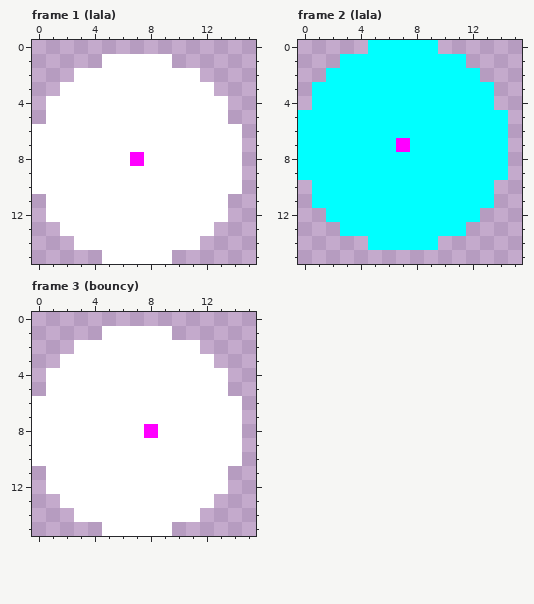
Pixel-art file, stored at assets/images/test.aseprite. Above is the file before it was changed.
16x16 pixels, 3 frames. Shown: frame 1 (lala), frame 2 (lala), frame 3 (bouncy).
Now the later version:
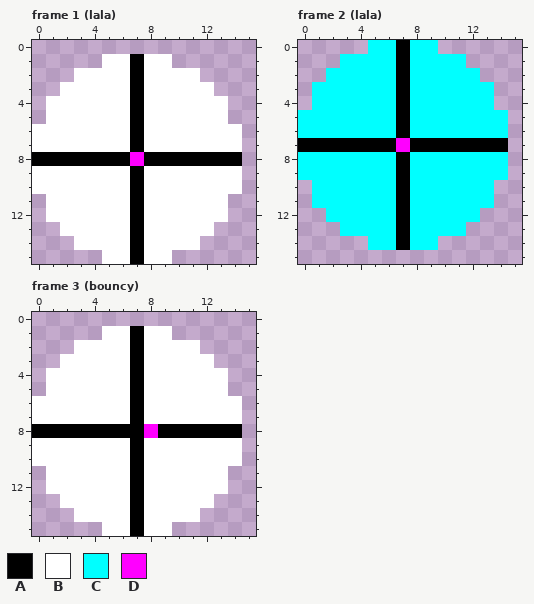
Palette (. is transparent): A #000000  B #ffffff  C #00ffff  D #ff00ff
The exact change:
{"where": "frame 1 (lala), layer \"hat\""}
{"frame":1,"y":1,"x":7,"old":"B","new":"A"}
{"frame":1,"y":2,"x":7,"old":"B","new":"A"}
{"frame":1,"y":3,"x":7,"old":"B","new":"A"}
{"frame":1,"y":4,"x":7,"old":"B","new":"A"}
{"frame":1,"y":5,"x":7,"old":"B","new":"A"}
{"frame":1,"y":6,"x":7,"old":"B","new":"A"}
{"frame":1,"y":7,"x":7,"old":"B","new":"A"}
{"frame":1,"y":8,"x":0,"old":"BBBBBBB","new":"AAAAAAA"}
{"frame":1,"y":8,"x":8,"old":"BBBBBBB","new":"AAAAAAA"}
{"frame":1,"y":9,"x":7,"old":"B","new":"A"}
{"frame":1,"y":10,"x":7,"old":"B","new":"A"}
{"frame":1,"y":11,"x":7,"old":"B","new":"A"}
{"frame":1,"y":12,"x":7,"old":"B","new":"A"}
{"frame":1,"y":13,"x":7,"old":"B","new":"A"}
{"frame":1,"y":14,"x":7,"old":"B","new":"A"}
{"frame":1,"y":15,"x":7,"old":"B","new":"A"}
{"where": "frame 2 (lala), layer \"hat\""}
{"frame":2,"y":0,"x":7,"old":"C","new":"A"}
{"frame":2,"y":1,"x":7,"old":"C","new":"A"}
{"frame":2,"y":2,"x":7,"old":"C","new":"A"}
{"frame":2,"y":3,"x":7,"old":"C","new":"A"}
{"frame":2,"y":4,"x":7,"old":"C","new":"A"}
{"frame":2,"y":5,"x":7,"old":"C","new":"A"}
{"frame":2,"y":6,"x":7,"old":"C","new":"A"}
{"frame":2,"y":7,"x":0,"old":"CCCCCCC","new":"AAAAAAA"}
{"frame":2,"y":7,"x":8,"old":"CCCCCCC","new":"AAAAAAA"}
{"frame":2,"y":8,"x":7,"old":"C","new":"A"}
{"frame":2,"y":9,"x":7,"old":"C","new":"A"}
{"frame":2,"y":10,"x":7,"old":"C","new":"A"}
{"frame":2,"y":11,"x":7,"old":"C","new":"A"}
{"frame":2,"y":12,"x":7,"old":"C","new":"A"}
{"frame":2,"y":13,"x":7,"old":"C","new":"A"}
{"frame":2,"y":14,"x":7,"old":"C","new":"A"}
{"where": "frame 3 (bouncy), layer \"hat\""}
{"frame":3,"y":1,"x":7,"old":"B","new":"A"}
{"frame":3,"y":2,"x":7,"old":"B","new":"A"}
{"frame":3,"y":3,"x":7,"old":"B","new":"A"}
{"frame":3,"y":4,"x":7,"old":"B","new":"A"}
{"frame":3,"y":5,"x":7,"old":"B","new":"A"}
{"frame":3,"y":6,"x":7,"old":"B","new":"A"}
{"frame":3,"y":7,"x":7,"old":"B","new":"A"}
{"frame":3,"y":8,"x":0,"old":"BBBBBBBB","new":"AAAAAAAA"}
{"frame":3,"y":8,"x":9,"old":"BBBBBB","new":"AAAAAA"}
{"frame":3,"y":9,"x":7,"old":"B","new":"A"}
{"frame":3,"y":10,"x":7,"old":"B","new":"A"}
{"frame":3,"y":11,"x":7,"old":"B","new":"A"}
{"frame":3,"y":12,"x":7,"old":"B","new":"A"}
{"frame":3,"y":13,"x":7,"old":"B","new":"A"}
{"frame":3,"y":14,"x":7,"old":"B","new":"A"}
{"frame":3,"y":15,"x":7,"old":"B","new":"A"}
{"label":"changed","picture_box":[32,54,242,264]}
{"label":"changed","picture_box":[298,40,508,250]}
{"label":"changed","picture_box":[32,326,242,536]}
